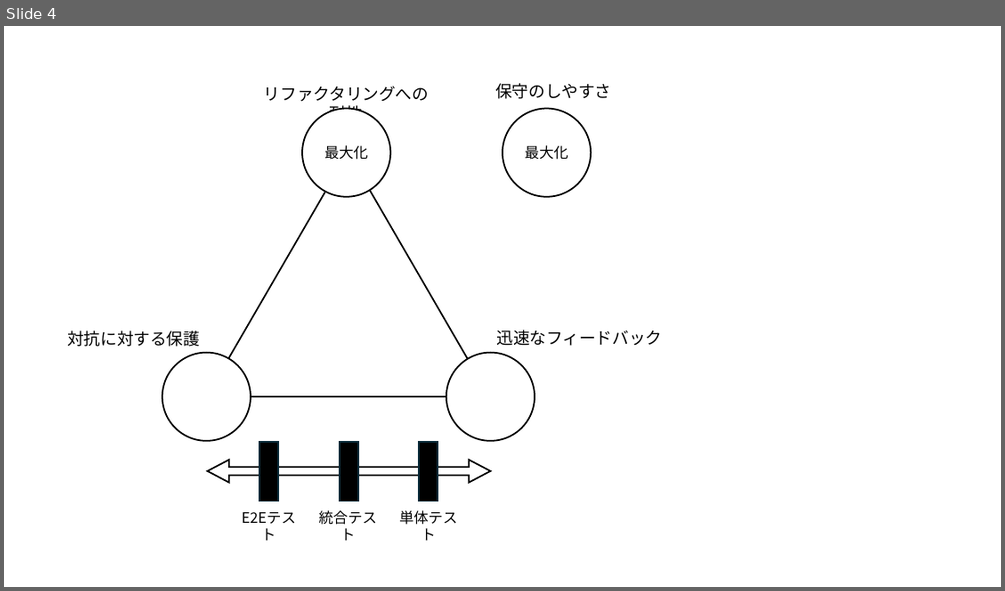
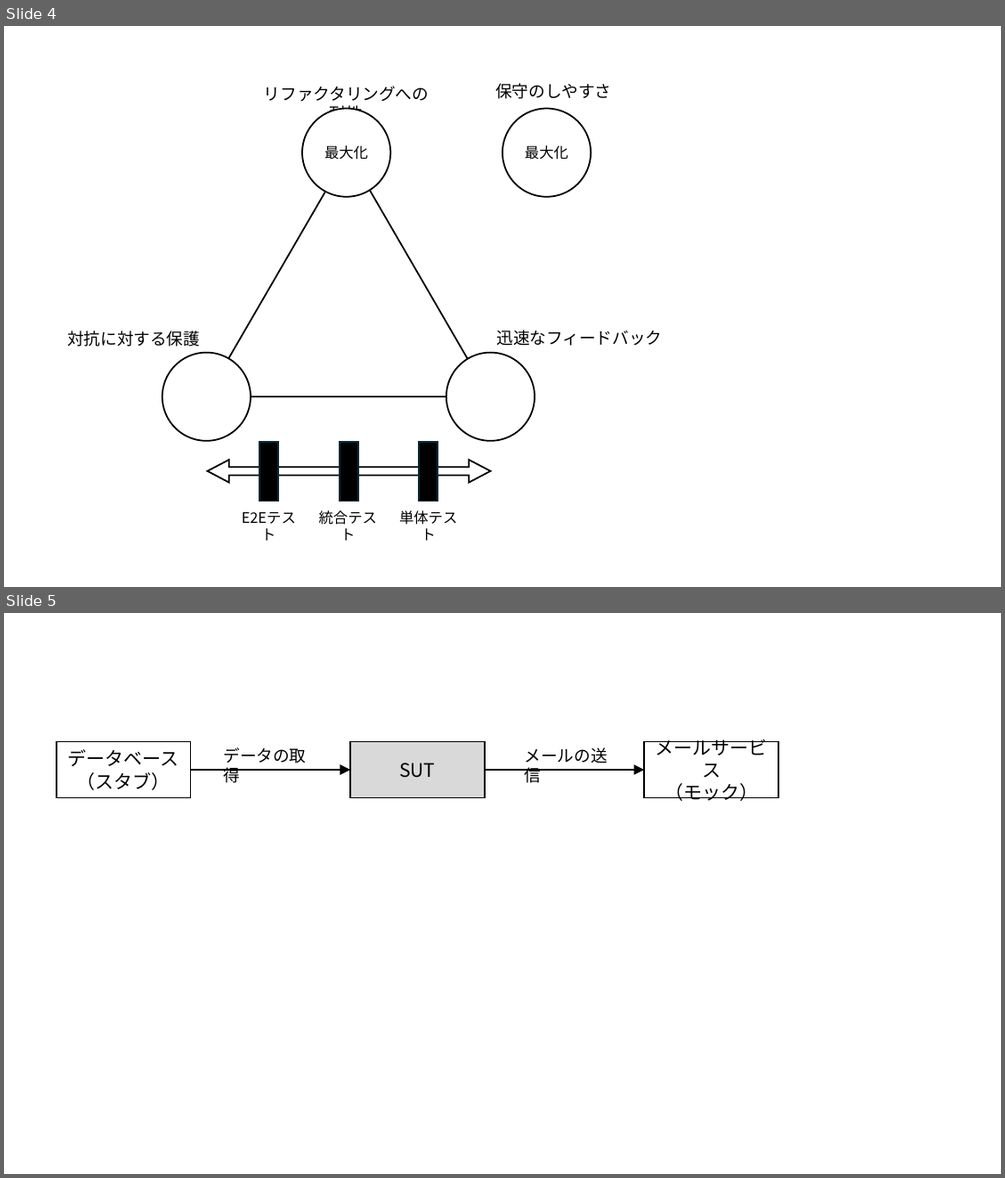
Before and after one commit to xjr1300/how-to-test-in-python, a slide deck: images/images.pptx. Shown one above the other, each under a label of ours: slide 4 before the commit, slides 4 and 5 after it. The pictures are 1005x591 and 1005x1178 pixels, drawn with LibreOffice and Linux fonts; fonts in the diff are those of the drawing. Boxes give left, top, right and bottom in pixels: in the first picture for what was removed or moved away, otherwise in the second. Text is boxed around its words. In the diff, an @@ line names an element or a change of style, - is before the commit and + after.

```diff
--- a/images/images.pptx
+++ b/images/images.pptx
@@ slide 5 added at [4,613,1001,1174], background #FFFFFF @@
@@ rectangle added at [57,742,190,798], fill #FFFFFF, outline #000000 1.5 pt, 18 pt, text #000000 @@
+データベース
+（スタブ）
@@ rectangle added at [350,742,484,798], fill #D9D9D9, outline #000000 1.5 pt, 18 pt, text #000000 @@
+SUT
@@ rectangle added at [644,742,778,798], fill #FFFFFF, outline #000000 1.5 pt, 18 pt, text #000000 @@
+メールサービス
+（モック）
@@ arrow added from (191, 770) to (350, 770), #000000 1.5 pt @@
@@ text added at [224,747,307,783], 16 pt, text #000000 @@
+データの取得
@@ arrow added from (485, 770) to (644, 770), #000000 1.5 pt @@
@@ text added at [525,747,607,783], 16 pt, text #000000 @@
+メールの送信
```
Also in this commit, not shown: 8 other files.
